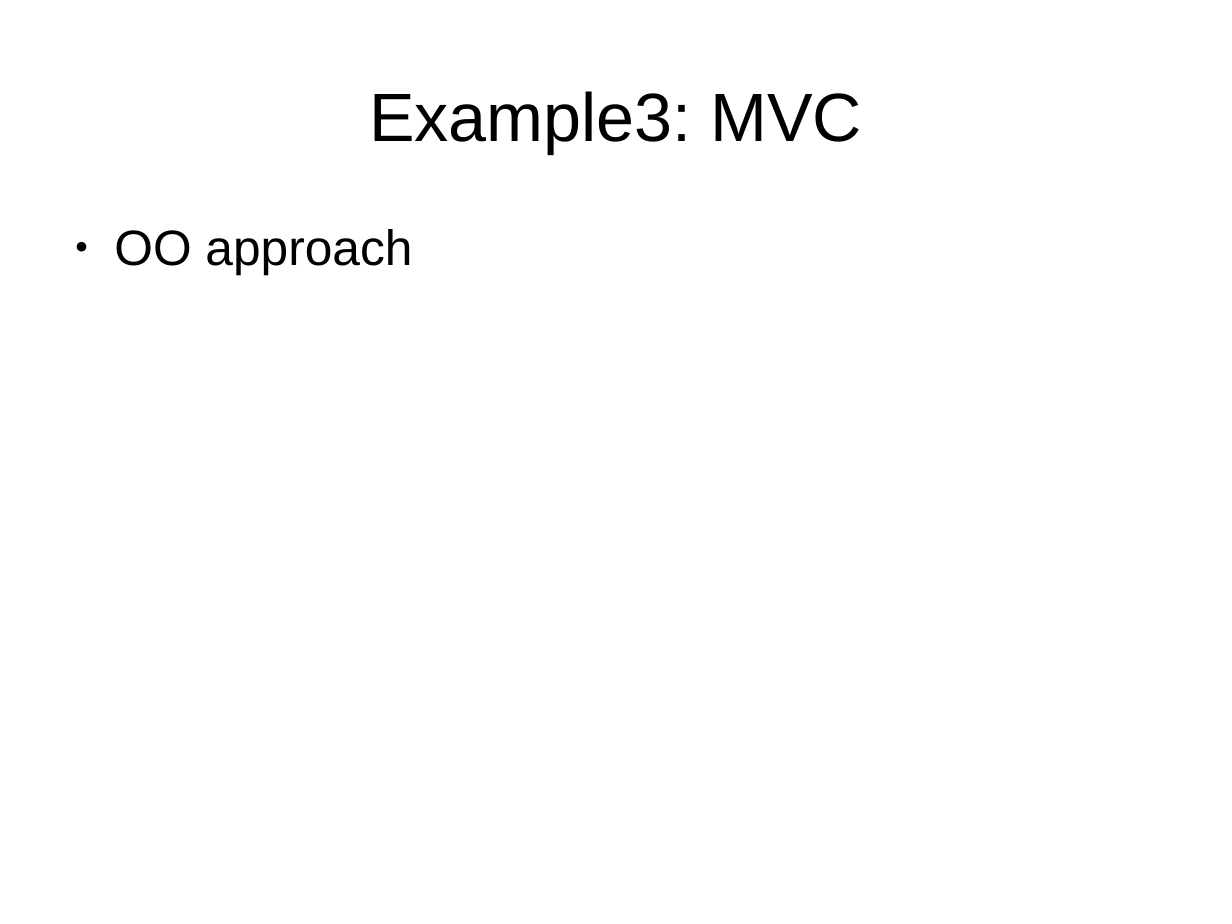
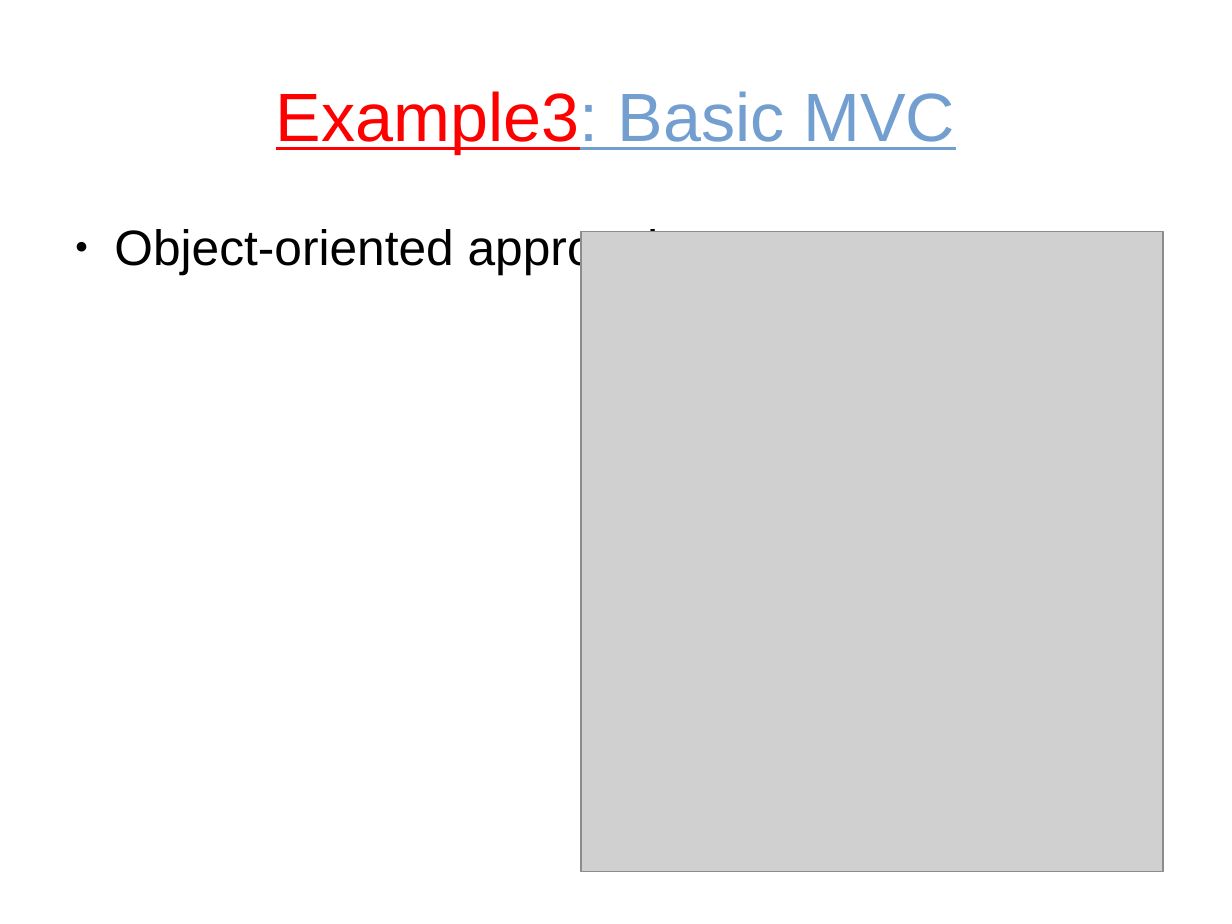
Before and after one commit to tautvilas/frameworks-lecture, a slide deck: slide 5 of doc/presentation.odp (slide 3 before the commit). Drawn at 1232x924 pixels with LibreOffice and Linux fonts; fonts in the diff are those of the drawing; grey boxes stand for pictures. Boxes give left, top, right and bottom in pixels: in the first picture for what was removed or moved away, otherwise in the second. Text is boxed around its words. In the diff, an @@ line names an element or a change of style, - is before the commit and + after.

```diff
--- a/doc/presentation.odp
+++ b/doc/presentation.odp
@@ title at bbox=[276, 91, 956, 153]: text changed; text colour #000000 to #729FCF @@
-Example3: MVC
+Example3: Basic MVC
@@ text at bbox=[114, 226, 675, 275]: text changed @@
-● OO approach
+● Object-oriented approach
@@ picture added at bbox=[581, 231, 1164, 872] @@
```
Also in this commit, not shown: 3 other slides changed, 7 slides added, 4 slides removed.
